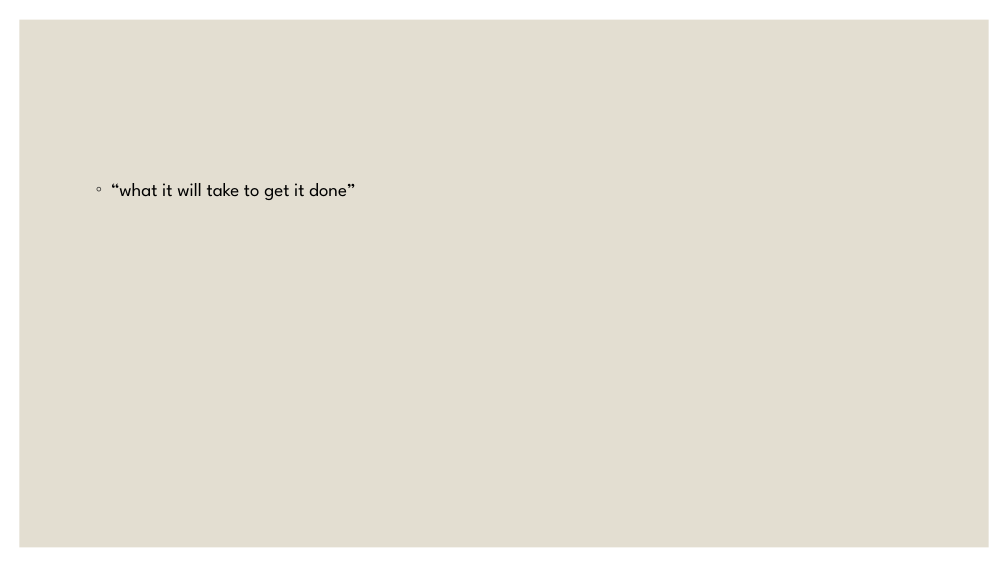
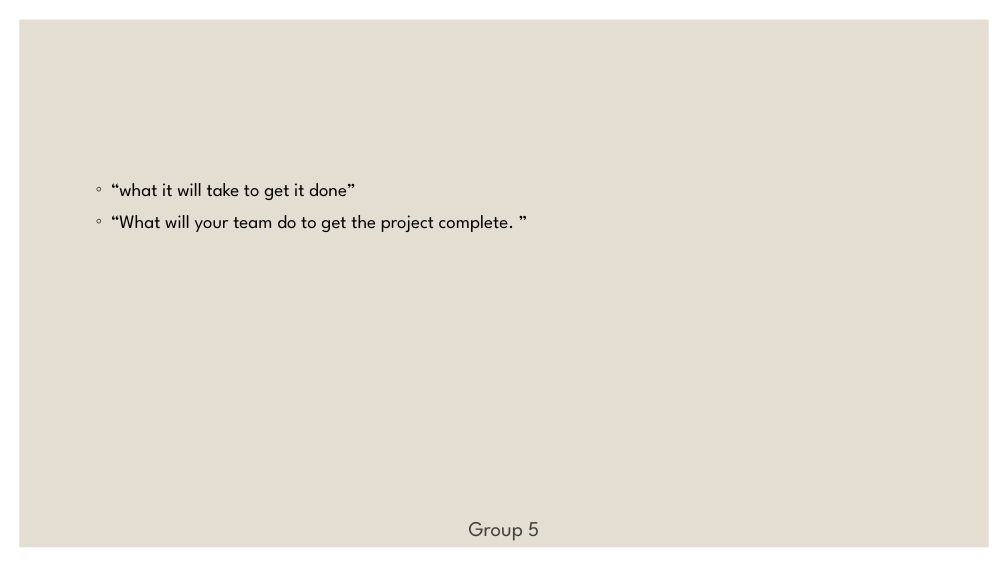
Before and after one commit to rsera/CommunityServiceTracker, a slide deck: slide 9 of Presentation 1.pptx (slide 4 before the commit). Drawn at 1008x567 pixels with LibreOffice and Linux fonts; fonts in the diff are those of the drawing. Boxes give left, top, right and bottom in pixels: in the first picture for what was removed or moved away, otherwise in the second. Text is boxed around its words. In the diff, an @@ line names an element or a change of style, - is before the commit and + after.

Commit message:
slides updated

```diff
--- a/Presentation 1.pptx
+++ b/Presentation 1.pptx
@@ text at [111,215,514,232]: paragraph added @@
+◦ “What will your team do to get the project complete. ”
@@ text added at [469,522,539,541], 20 pt, text #404040 @@
+Group 5
```
Also in this commit, not shown: 6 other slides changed, 11 slides added, 1 slide removed, 2 other files.
